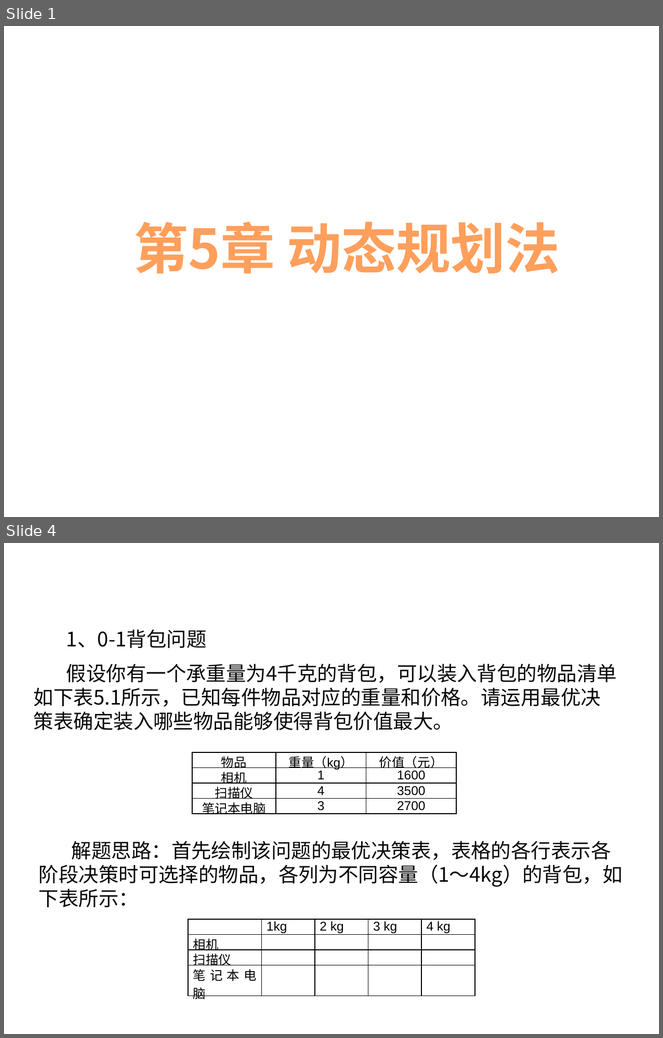
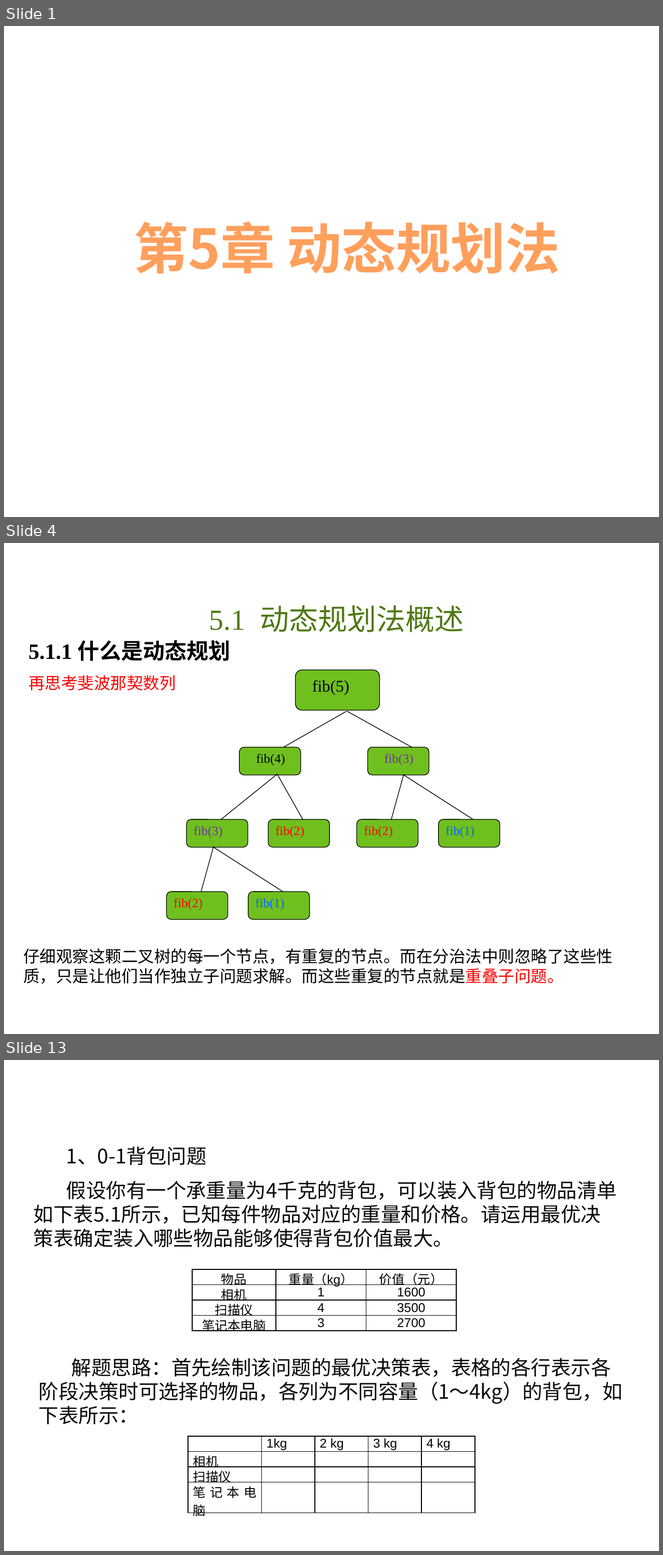
Before and after one commit to liutongling/DP, a slide deck: file/第5章 动态规划法.pptx. Shown one above the other, each under a label of ours: slides 1 and 4 before the commit, slides 1, 4 and 13 after it; the slides between them are not shown. The pictures are 663x1038 and 663x1555 pixels, drawn with LibreOffice and Linux fonts; fonts in the diff are those of the drawing; background and template pictures are left out. Boxes give left, top, right and bottom in pixels: in the first picture for what was removed or moved away, otherwise in the second. Text is boxed around its words. In the diff, an @@ line names an element or a change of style, - is before the commit and + after.

Commit message:
第五章内容动态规划

```diff
--- a/file/第5章 动态规划法.pptx
+++ b/file/第5章 动态规划法.pptx
@@ slide 4 added at (x1=4, y1=543, x2=659, y2=1034), background #FFFFFF @@
@@ text added at (x1=209, y1=605, x2=464, y2=632), 32 pt, text #4F7913 @@
+5.1 动态规划法概述
@@ text added at (x1=28, y1=640, x2=231, y2=661), 24 pt, text #000000, bold @@
+5.1.1 什么是动态规划
@@ text added at (x1=28, y1=675, x2=176, y2=691), 18 pt, text #FF0000 @@
+再思考斐波那契数列
@@ rounded rectangle added at (x1=296, y1=670, x2=380, y2=711), fill #6FC01E, outline #000000 0.75 pt @@
@@ text added at (x1=312, y1=680, x2=350, y2=695), 18 pt, text #000000 @@
+fib(5)
@@ line added from (347, 711) to (284, 747), #000000 0.75 pt @@
@@ line added from (347, 711) to (412, 747), #000000 0.75 pt @@
@@ rounded rectangle added at (x1=239, y1=747, x2=301, y2=775), fill #6FC01E, outline #000000 0.75 pt @@
@@ text added at (x1=256, y1=754, x2=285, y2=766), 14 pt, text #000000 @@
+fib(4)
@@ rounded rectangle added at (x1=367, y1=747, x2=429, y2=775), fill #6FC01E, outline #000000 0.75 pt @@
@@ text added at (x1=385, y1=754, x2=414, y2=766), 14 pt, text #7030A0 @@
+fib(3)
@@ line added from (277, 774) to (221, 820), #000000 0.75 pt @@
@@ line added from (277, 775) to (303, 820), #000000 0.75 pt @@
@@ line added from (404, 774) to (391, 820), #000000 0.75 pt @@
@@ line added from (404, 775) to (473, 820), #000000 0.75 pt @@
@@ rounded rectangle added at (x1=187, y1=820, x2=248, y2=847), fill #6FC01E, outline #000000 0.75 pt @@
@@ rounded rectangle added at (x1=268, y1=820, x2=330, y2=847), fill #6FC01E, outline #000000 0.75 pt @@
@@ rounded rectangle added at (x1=357, y1=820, x2=418, y2=847), fill #6FC01E, outline #000000 0.75 pt @@
@@ rounded rectangle added at (x1=438, y1=820, x2=500, y2=847), fill #6FC01E, outline #000000 0.75 pt @@
@@ text added at (x1=194, y1=826, x2=223, y2=838), 14 pt, text #7030A0 @@
+fib(3)
@@ text added at (x1=275, y1=826, x2=305, y2=838), 14 pt, text #FF0000 @@
+fib(2)
@@ text added at (x1=364, y1=826, x2=393, y2=838), 14 pt, text #FF0000 @@
+fib(2)
@@ text added at (x1=446, y1=826, x2=475, y2=838), 14 pt, text #0066FF @@
+fib(1)
@@ line added from (214, 847) to (201, 892), #000000 0.75 pt @@
@@ line added from (214, 848) to (283, 892), #000000 0.75 pt @@
@@ rounded rectangle added at (x1=166, y1=892, x2=228, y2=919), fill #6FC01E, outline #000000 0.75 pt @@
@@ text added at (x1=174, y1=898, x2=203, y2=910), 14 pt, text #FF0000 @@
+fib(2)
@@ rounded rectangle added at (x1=248, y1=892, x2=310, y2=919), fill #6FC01E, outline #000000 0.75 pt @@
@@ text added at (x1=256, y1=898, x2=285, y2=910), 14 pt, text #0066FF @@
+fib(1)
@@ text added at (x1=23, y1=949, x2=613, y2=984), 18 pt, text #000000 @@
+仔细观察这颗二叉树的每一个节点，有重复的节点。而在分治法中则忽略了这些性质，只是让他们当作独立子问题求解。而这些重复的节点就是重叠子问题。
@@ what was slide 4 is now slide 13 @@
```
Also in this commit, not shown: 2 slides changed, 8 other slides added, 3 other files.
